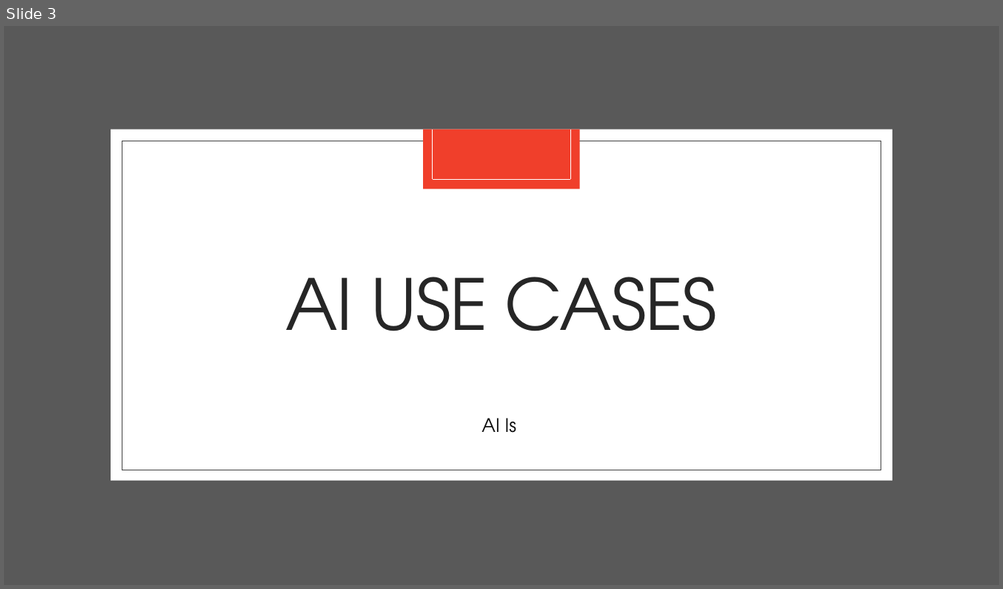
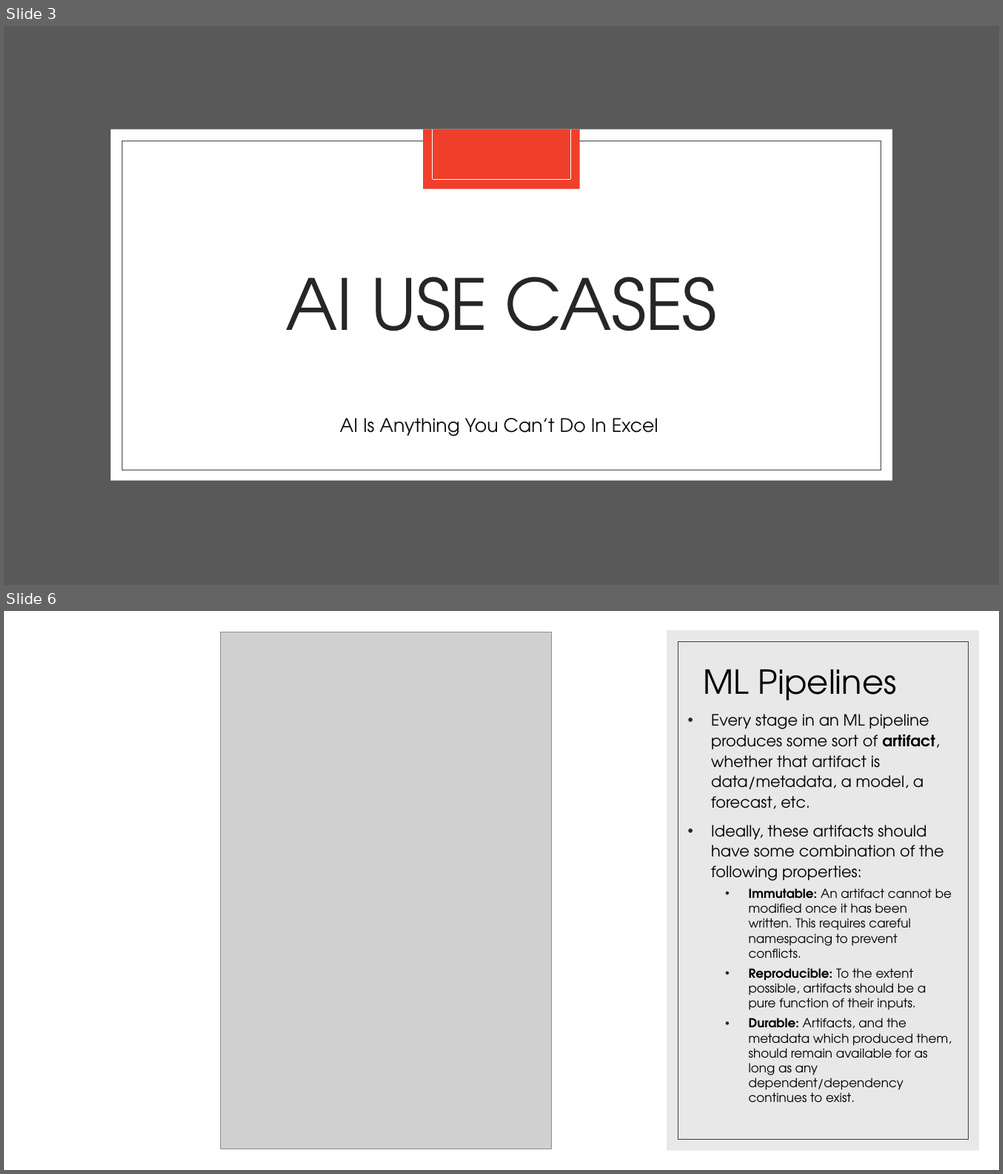
Before and after one commit to apetresc/rotman-ml, a slide deck: Day 3-4.pptx. Shown one above the other, each under a label of ours: slide 3 before the commit, slides 3 and 6 after it; the slides between them are not shown. The pictures are 1003x589 and 1003x1174 pixels, drawn with LibreOffice and Linux fonts; fonts in the diff are those of the drawing; grey boxes stand for pictures. Boxes give left, top, right and bottom in pixels: in the first picture for what was removed or moved away, otherwise in the second. Text is boxed around its words. In the diff, an @@ line names an element or a change of style, - is before the commit and + after.

```diff
--- a/Day 3-4.pptx
+++ b/Day 3-4.pptx
@@ slide 6 added at box(4, 611, 999, 1170), background #FFFFFF @@
@@ picture added at box(220, 632, 552, 1150) @@
@@ rectangle added at box(666, 630, 979, 1151), fill #D9D9D9 at 60% opacity @@
@@ rectangle added at box(677, 641, 968, 1140), outline #404040 0.5 pt @@
@@ title added at box(703, 669, 896, 701), 32 pt, text #000000 @@
+ML Pipelines
@@ text added at box(711, 714, 951, 1103), 12 pt, text #000000 @@
+• Every stage in an ML pipeline produces some sort of artifact, whether that artifact is data/metadata, a model, a forecast, etc.
+• Ideally, these artifacts should have some combination of the following properties:
+  • Immutable: An artifact cannot be modified once it has been written. This requires careful namespacing to prevent conflicts.
+  • Reproducible: To the extent possible, artifacts should be a pure function of their inputs.
+  • Durable: Artifacts, and the metadata which produced them, should remain available for as long as any dependent/dependency continues to exist.
@@ slide 3 changed as well @@
@@ text at box(340, 418, 658, 437): text changed @@
-AI Is
+AI Is Anything You Can’t Do In Excel
```
Also in this commit, not shown: 2 other slides changed, 5 other slides added, 1 slide removed.
